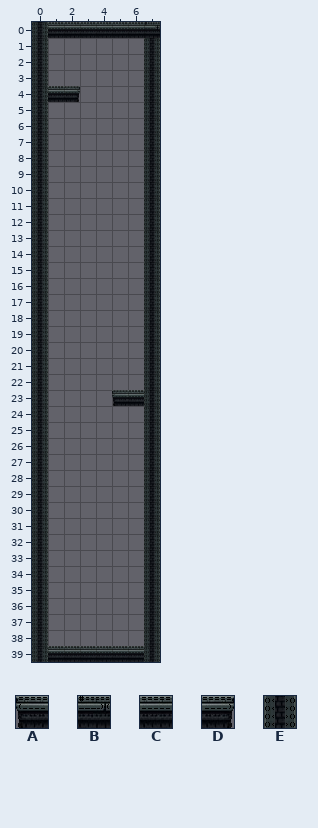
Two versions of a level (Tiled map (JSON), data/maps/4.tmj). The first picture shows the starting point.
Cells are 32x32 px. Shown: x 0..7, y 0..39.
Key: from "test": A 1 "left_edge", B 2 "top1", C 3 "top2", D 4 "right_edge", E 6 "wall1".
_ is an empty cell.
Layer "Solid" before, first column x 0:
 0 ECCCCCCB
 1 E______E
 2 E______E
 3 _______E
 4 ECD____E
 5 E______E
 6 E______E
 7 E______E
 8 E______E
 9 E______E
10 E______E
11 E______E
12 E______E
13 E______E
14 E______E
15 E______E
16 E______E
17 E______E
18 E______E
19 E______E
20 E______E
21 E______E
22 E_______
23 E____ACE
24 E______E
25 E______E
26 E______E
27 E______E
28 E______E
29 E______E
30 E______E
31 E______E
32 E______E
33 E______E
34 E______E
35 E______E
36 E______E
37 E______E
38 E_______
39 ECCCCCCE
The same view after the edit:
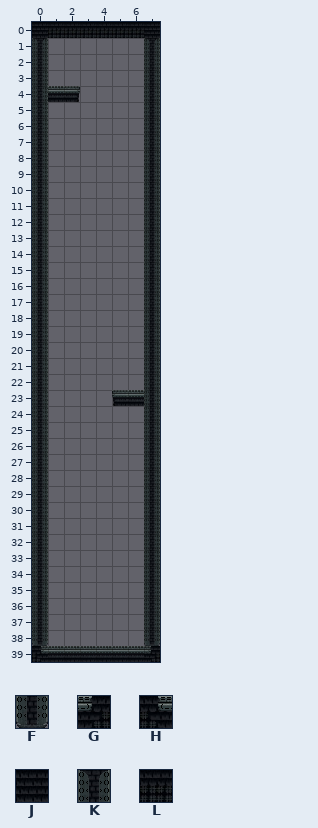
Further tiles: from "test": F 7 "wall_bottom", G 15 "connection_right", H 16 "connection_left", J 17 "center_tile", K 19 "wall_below_top", L 20 "roof_tile".
Diff:
Layer "Foreground":
Tile E becomes tile F in row 38 at x 7.
Layer "Solid":
Tile E becomes tile F in row 38 at x 0.
Tile E becomes tile G in row 39 at x 7.
Tile E becomes tile H in row 39 at x 0.
Tile B becomes tile J in row 0 at x 7.
Tile E becomes tile J in row 0 at x 0.
Tile E becomes tile K in row 1 at x 0 and 7.
Tile C becomes tile L in row 0 at x 1 to 6.
Boxes around the changes in both pictures, in picture pixels (x1, y1, x2, y2):
changed: (32, 22, 160, 43)
changed: (32, 630, 48, 662)
changed: (144, 630, 160, 662)
